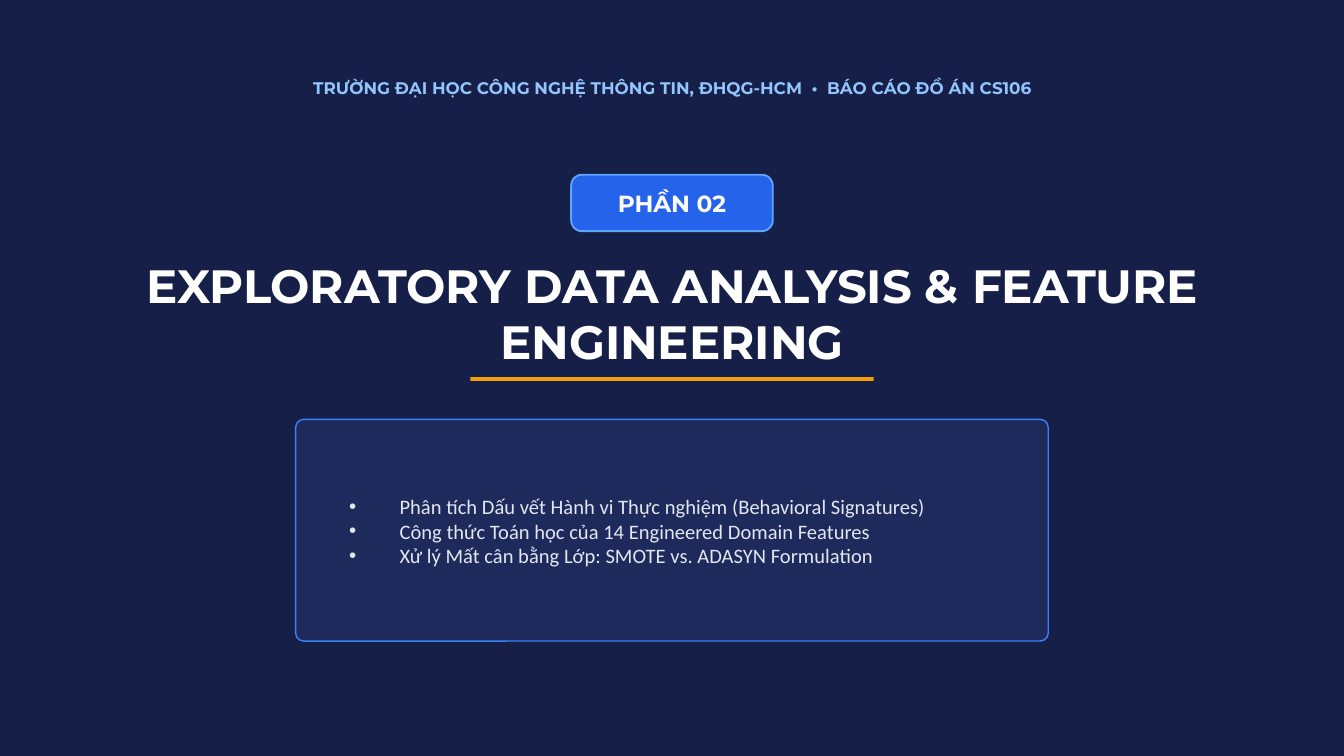
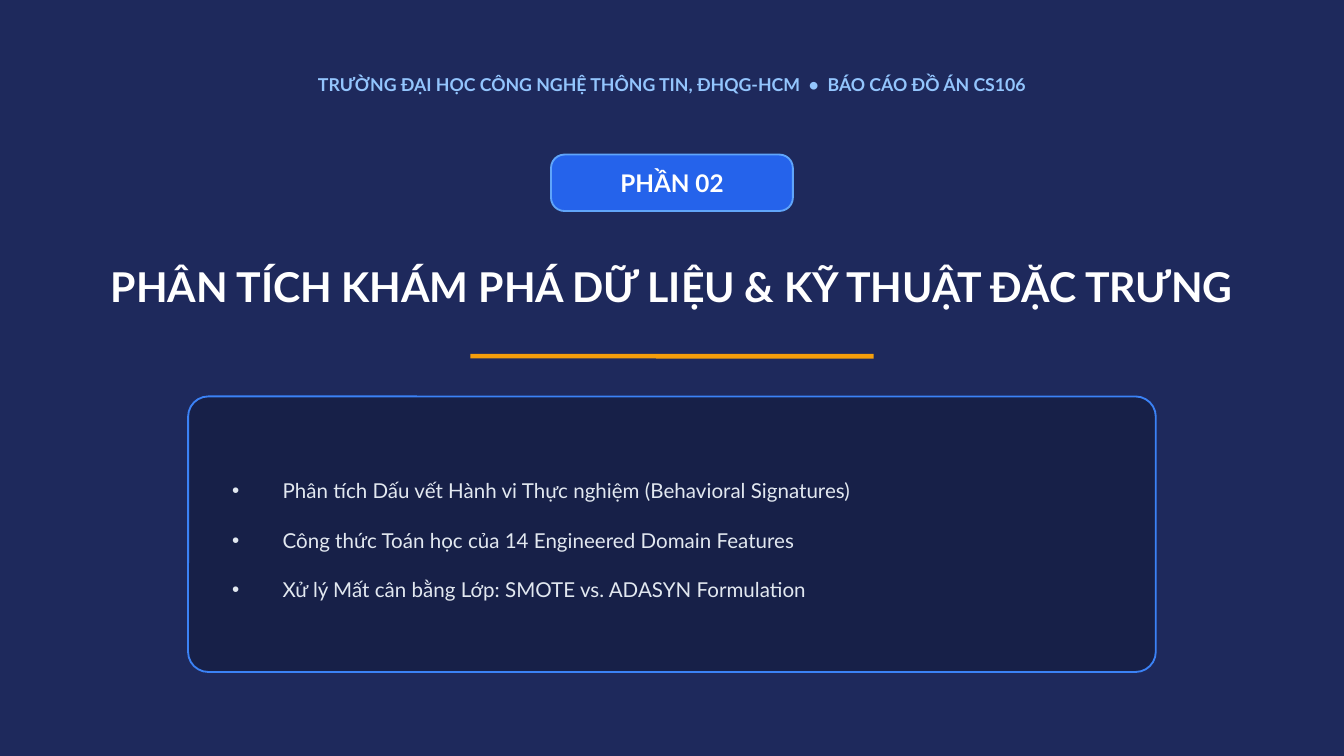
Before and after one commit to uit-25730067-chithanh/CS106-Team09-Fraud-Detection, a slide deck: slide 6 of draft/fraud-detection/slide/[Nhom9]_Slide_FraudDetection_Academic_VN.pptx. Drawn at 1344x756 pixels with LibreOffice and Linux fonts; fonts in the diff are those of the drawing. Boxes give left, top, right and bottom in pixels: in the first picture for what was removed or moved away, otherwise in the second. Text is boxed around its words. In the diff, an @@ line names an element or a change of style, - is before the commit and + after.

Commit message:
docs(slide): update Vietnamese academic slide deck PPTX and PDF artifacts
- Update [Nhom9]_Slide_FraudDetection_Academic_VN.pptx with refined 21-slide layout and high-res charts
- Regenerate [Nhom9]_Slide_FraudDetection_Academic_VN.pdf for crisp vector presentation
- Standardize academic deck delivery on the Vietnamese presentation format

```diff
--- a/draft/fraud-detection/slide/[Nhom9]_Slide_FraudDetection_Academic_VN.pptx
+++ b/draft/fraud-detection/slide/[Nhom9]_Slide_FraudDetection_Academic_VN.pptx
@@ background #161F48 to #1E295C @@
@@ text "TRƯỜNG ĐẠI HỌC CÔNG NGHỆ ..." at (x1=318, y1=76, x2=1026, y2=95): size 9 to 9.5 pt, font Montserrat to Lato @@
@@ text "PHẦN 02" moved from (x1=618, y1=189, x2=726, y2=213) to (x1=620, y1=171, x2=723, y2=192) @@
@@ text "PHẦN 02" at (x1=620, y1=171, x2=723, y2=192): size 12.5 to 13 pt, font Montserrat to Lato @@
@@ rounded rectangle resized from (x1=571, y1=175, x2=773, y2=231) to (x1=551, y1=155, x2=793, y2=211) @@
@@ rounded rectangle at (x1=551, y1=155, x2=793, y2=211): proportions changed @@
@@ text at (x1=111, y1=265, x2=1233, y2=309): text changed; size 25 to 22 pt; font Montserrat to Lato @@
-EXPLORATORY DATA ANALYSIS & FEATURE ENGINEERING
+PHÂN TÍCH KHÁM PHÁ DỮ LIỆU & KỸ THUẬT ĐẶC TRƯNG
@@ line moved from (470, 379) - (874, 379) to (470, 356) - (874, 356) @@
@@ line (470, 356) - (874, 356): stroke #F59E0B 2 pt to #F59E0B 2.5 pt @@
@@ rounded rectangle resized from (x1=296, y1=419, x2=1048, y2=641) to (x1=188, y1=396, x2=1156, y2=672) @@
@@ rounded rectangle at (x1=188, y1=396, x2=1156, y2=672): fill #1E295C to #172048; outline #3B82F6 0.75 pt to #3B82F6 1 pt; proportions changed @@
@@ text "Phân tích Dấu vết Hành ..." moved from (x1=400, y1=498, x2=924, y2=567) to (x1=283, y1=481, x2=850, y2=601) @@
@@ text "Phân tích Dấu vết Hành ..." at (x1=283, y1=481, x2=850, y2=601): font Calibri to Lato; line spacing 1 to 1.25; more space between paragraphs @@
```
Also in this commit, not shown: 15 other slides changed, 5 slides added, 8 slides removed, 3 other files.
